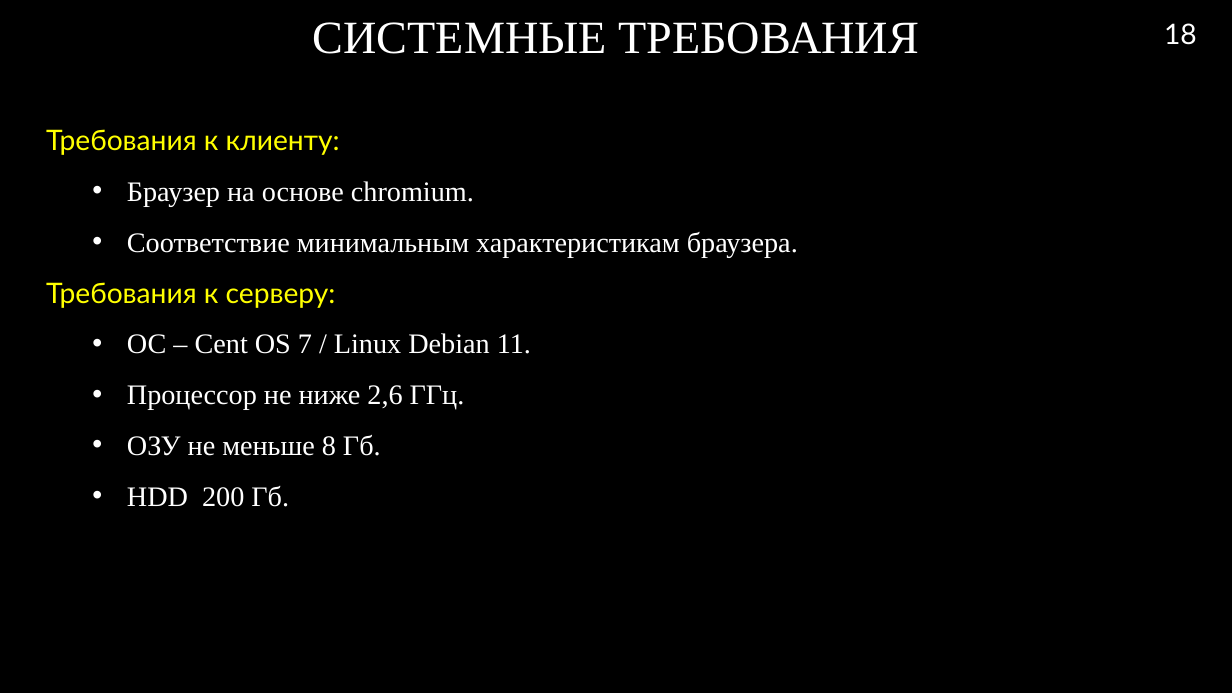
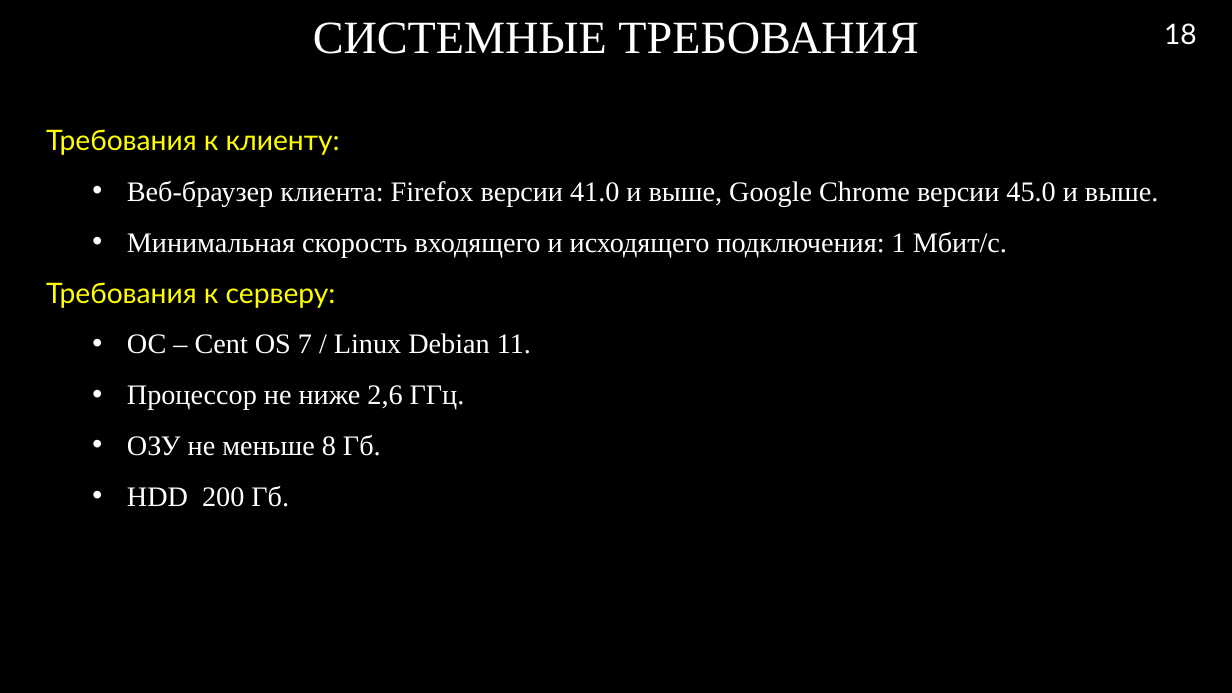
Before and after one commit to RAdKuzur/ASTU, a slide deck: slide 18 of Дипломная работа/Диплом/Презентация.pptx. Drawn at 1232x693 pixels with LibreOffice and Linux fonts; fonts in the diff are those of the drawing; background and template pictures are left out. Boxes give left, top, right and bottom in pixels: in the first picture for what was removed or moved away, otherwise in the second. Text is boxed around its words. In the diff, an @@ line names an element or a change of style, - is before the commit and + after.

```diff
--- a/Дипломная работа/Диплом/Презентация.pptx
+++ b/Дипломная работа/Диплом/Презентация.pptx
@@ text at [127, 180, 1159, 257]: text changed @@
-  • Браузер на основе chromium.
-  • Соответствие минимальным характеристикам браузера.
+  • Веб-браузер клиента: Firefox версии 41.0 и выше, Google Chrome версии 45.0 и выше.
+  • Минимальная скорость входящего и исходящего подключения: 1 Мбит/с.
```
Also in this commit, not shown: 2 other slides changed, 2 other files.
